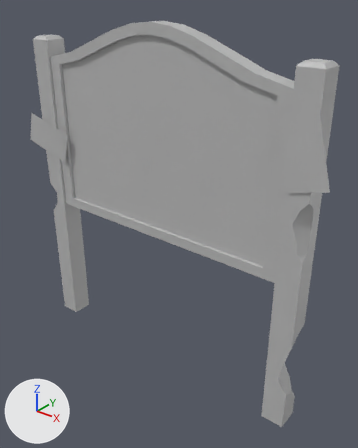
Two versions of the FBX model Tesis Built-In/Assets/Models/Cartel.fbx, one commit apart.
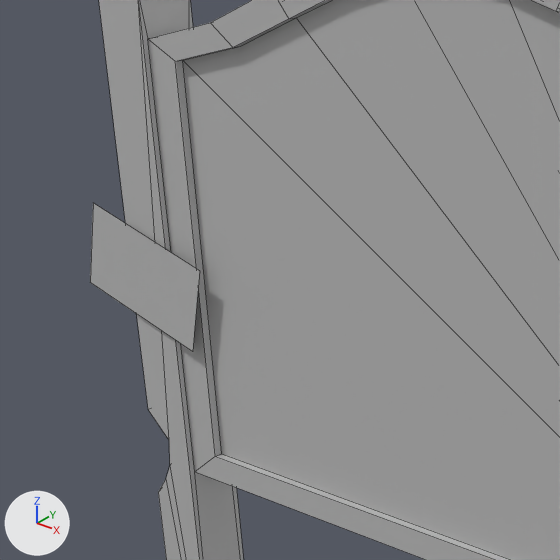
Old and new are each drawn whole from a camera (50 mm lens) standing at (0.0401, -0.0461, 0.0517) and looking at (0.0018, 0.0019, 0.022) and again close up on the part from 0% to 53% of the width and 10% to 52% of the height. The axes (+X, +Y, +Z) are drawn at lower left. The lights are the same throughout. The close-ups show mesh edges as thin lines. Where no turn or scale is listed for an object, it has been applied to the vertices.

The older version as bpy lines, for what is in view:
```python
me_mesh = bpy.data.meshes.new('Mesh')
me_mesh.from_pydata(...)  # 119 vertices, 120 faces; spans x -0.0242..0.0242, y -0.0016..0.0015, z -0.0239..0.0239
me_mesh.materials.append(mat_lambert1)  # grey #bcbcbc
ob_pasted__pplane1 = bpy.data.objects.new('pasted__pPlane1', me_mesh)
ob_pasted__pplane1.location = (-0.00072, -0.00003, 0.0239)
```
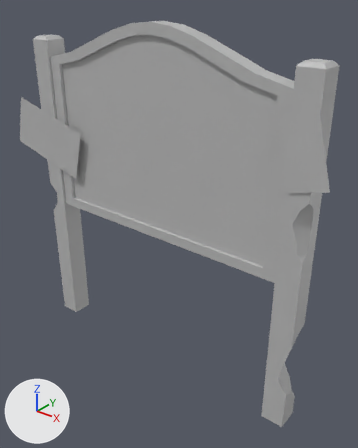
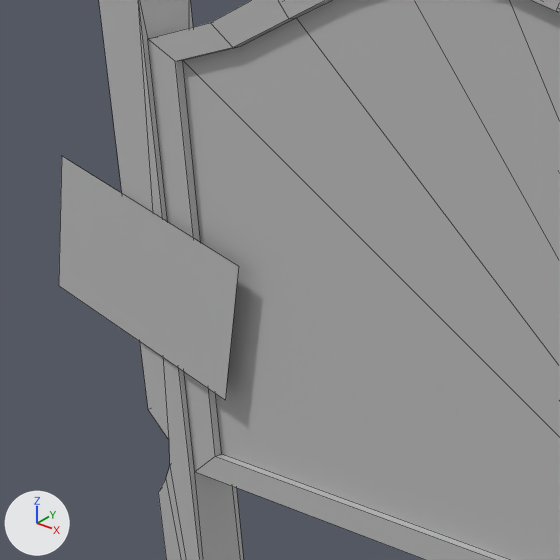
Patch to the scene script:
```diff
--- a/Tesis Built-In/Assets/Models/Cartel.fbx.py
+++ b/Tesis Built-In/Assets/Models/Cartel.fbx.py
@@ me_mesh @@
 me_mesh.from_pydata(...)  # 119 vertices, 120 faces; spans x -0.0242..0.0242, y -0.0016..0.0015, z -0.0239..0.0239
 # used by ob_pasted__pplane1; location = (-0.00072, -0.00003, 0.0239)
-me_mesh.vertices[0].co = (-0.0151, -0.0016, 0.0082)  # pixel (199, 270)
-me_mesh.vertices[1].co = (-0.0231, -0.0016, 0.0103)  # pixel (93, 202)
-me_mesh.vertices[2].co = (-0.0163, -0.0016, 0.0038)  # pixel (192, 351)
-me_mesh.vertices[3].co = (-0.0242, -0.0016, 0.0059)  # pixel (90, 282)
+# me_mesh part 1
+me_mesh.vertices[0].co = (-0.0122, -0.0016, 0.0089)  # pixel (238, 266)
+me_mesh.vertices[1].co = (-0.0252, -0.0016, 0.0124)  # pixel (61, 155)
+me_mesh.vertices[2].co = (-0.0141, -0.0016, 0.0017)  # pixel (225, 400)
+me_mesh.vertices[3].co = (-0.0271, -0.0016, 0.0052)  # pixel (58, 285)
 me_mesh.materials.append(mat_lambert1)
```

Pixel boxes [x1, y1, x2, y2] of what changed, in the close-ups (560 x 560 px; the box of a moved part takes in the faces that stretch with it):
'pasted__pPlane1', reshaped: before [90, 0, 560, 560]; after [59, 0, 560, 560]
part 1 of me_mesh, moved or reshaped: before [90, 203, 200, 352]; after [59, 156, 239, 400]
